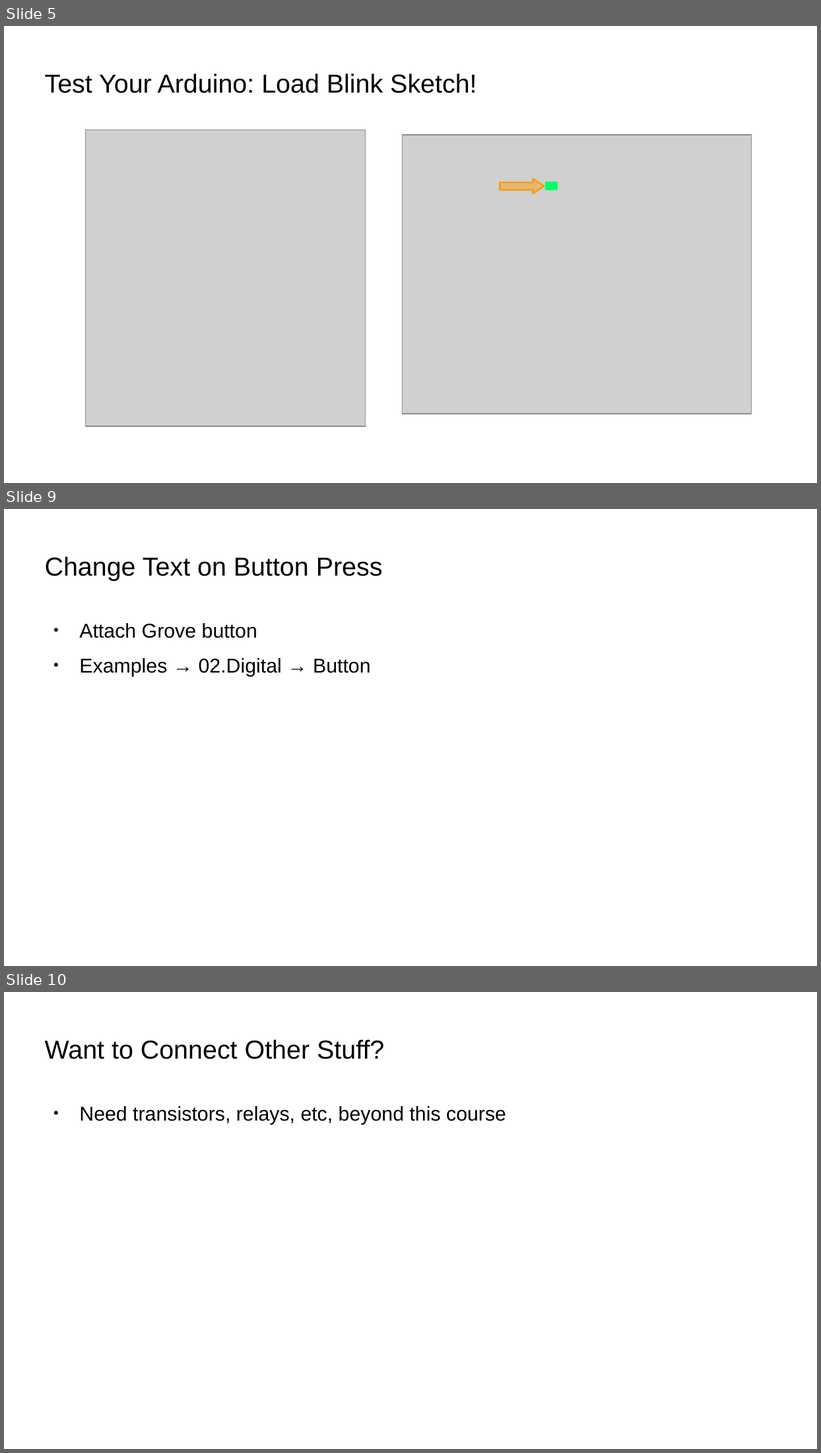
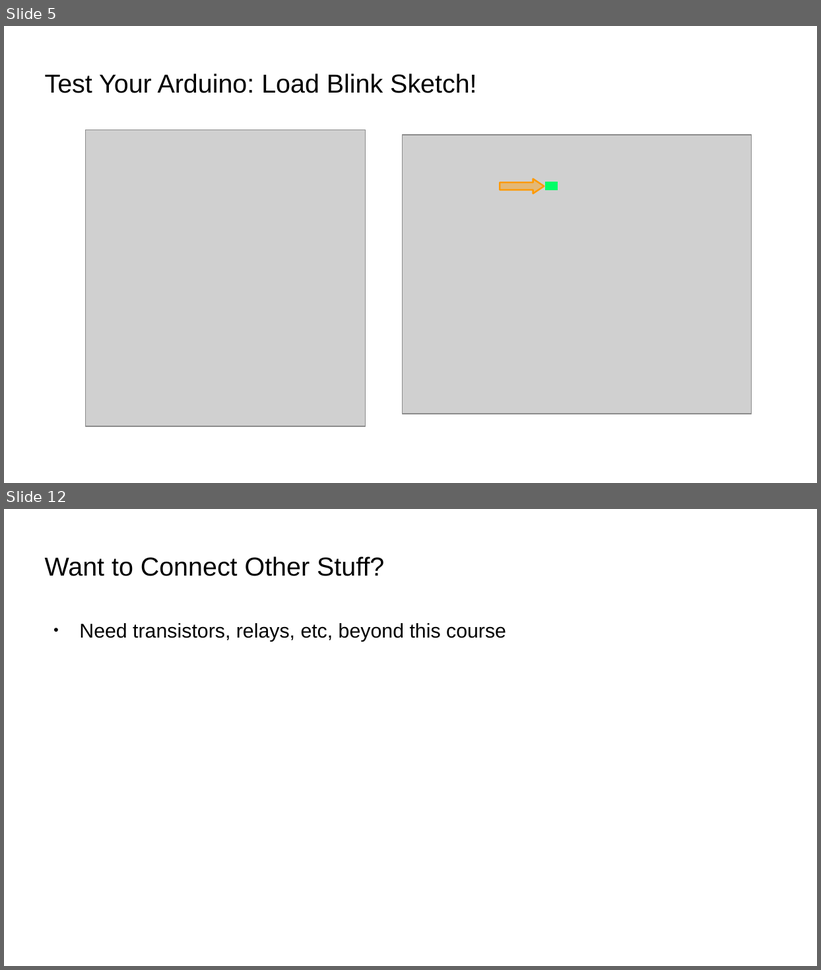
Before and after one commit to bradakelly/ArduinoDevelopmentWorkshop, a slide deck: CourseSlideshow.odp. Shown one above the other, each under a label of ours: slides 5, 9 and 10 before the commit, slides 5 and 12 after it; the slides between them are not shown. The pictures are 821x1453 and 821x970 pixels, drawn with LibreOffice and Linux fonts; fonts in the diff are those of the drawing; grey boxes stand for pictures; background and template pictures are left out. Boxes give left, top, right and bottom in pixels: in the first picture for what was removed or moved away, otherwise in the second. Text is boxed around its words. In the diff, an @@ line names an element or a change of style, - is before the commit and + after.

```diff
--- a/CourseSlideshow.odp
+++ b/CourseSlideshow.odp
@@ slide 9 removed at box(4, 509, 817, 966), background picture (left out) @@
@@ title removed at box(45, 557, 383, 581) @@
-Change Text on Button Press
@@ text removed at box(79, 623, 371, 677) @@
-● Attach Grove button
-● Examples → 02.Digital → Button
@@ what was slide 10 is now slide 12 @@
```
Also in this commit, not shown: 2 slides changed, 5 slides added, 2 other slides removed.
